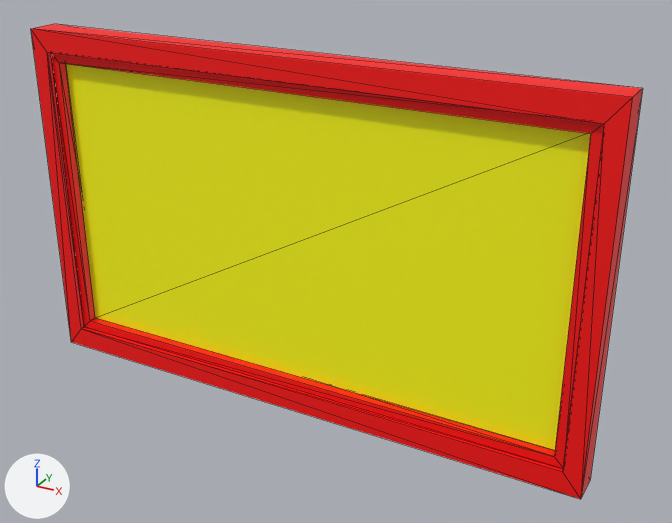
One commit to the glTF model assets/windows/window_fixed_60x36.glb: the scene before it, then after it.
Both versions are drawn from a camera (50 mm lens) standing at (1.102, -1.8, 2.308) and looking at (0.095, 0.031, 1.393). The lights are fixed; the arrows at lower left show +X, +Y and +Z. Mesh edges are drawn as thin lines. Where no turn or scale is listed for an object, it has been applied to the vertices. Vertices at the same position are counted once.

The first picture shows 'window_fixed_60x36'.
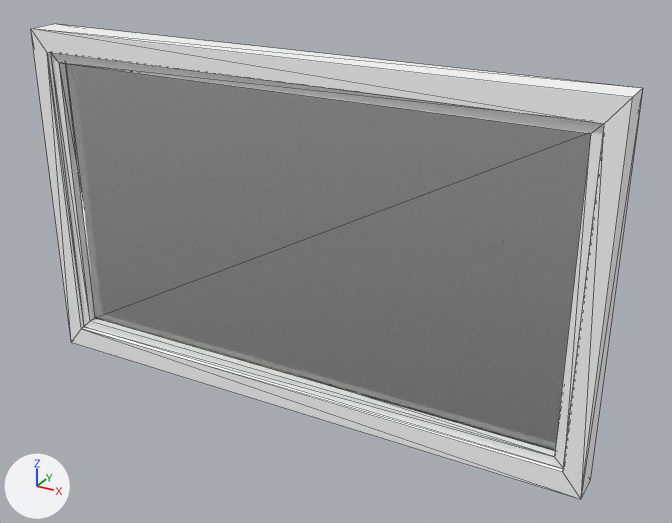
Edits to the bpy script that builds the scene:
```text
Add mat_frame_material:
    mat_frame_material = principled_material('Frame_Material')
    mat_frame_material.base_color = (1.0, 1.0, 1.0)  # white #ffffff
Add mat_glass_material:
    mat_glass_material = principled_material('Glass_Material')
    mat_glass_material.base_color = (0.8, 0.8, 0.8)  # white #e7e7e7
    mat_glass_material.roughness = 0.1
    mat_glass_material.ior = 1.45
    mat_glass_material.transmission_weight = 1.0
Change me_mesh:
    where me_mesh.from_pydata(...)  # 40 vertices, 76 faces; spans x -0.76..0.76, y -0.04..0.04, z 0.98..1.89
    used by ob_window_fixed_60x36; location = (0.0, 0.0, 0.0)
    me_mesh part 1: all 64 faces that had it switch from mat_window_primary_mat (red #ff0000) to mat_frame_material (white #ffffff)
    me_mesh part 2: all 12 faces that had it switch from mat_window_secondary_mat (yellow #ffff00) to mat_glass_material (white #e7e7e7)
```

Where the change shows, as pixel boxes (x1, y1, x2, y2) in the pictures (672 x 523 px):
part 1 of me_mesh, recoloured (red to white)
    both: (31, 24, 643, 499)
part 2 of me_mesh, recoloured (yellow to white)
    both: (66, 64, 591, 450)
